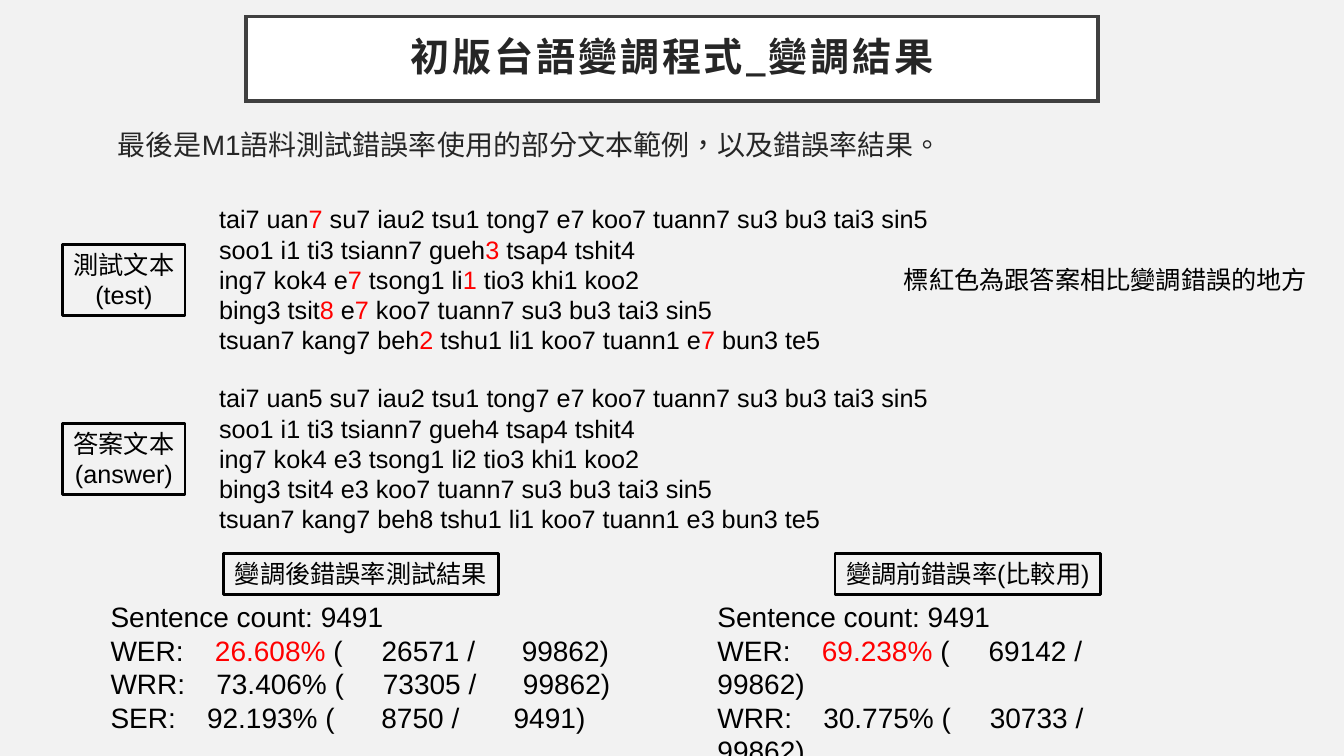
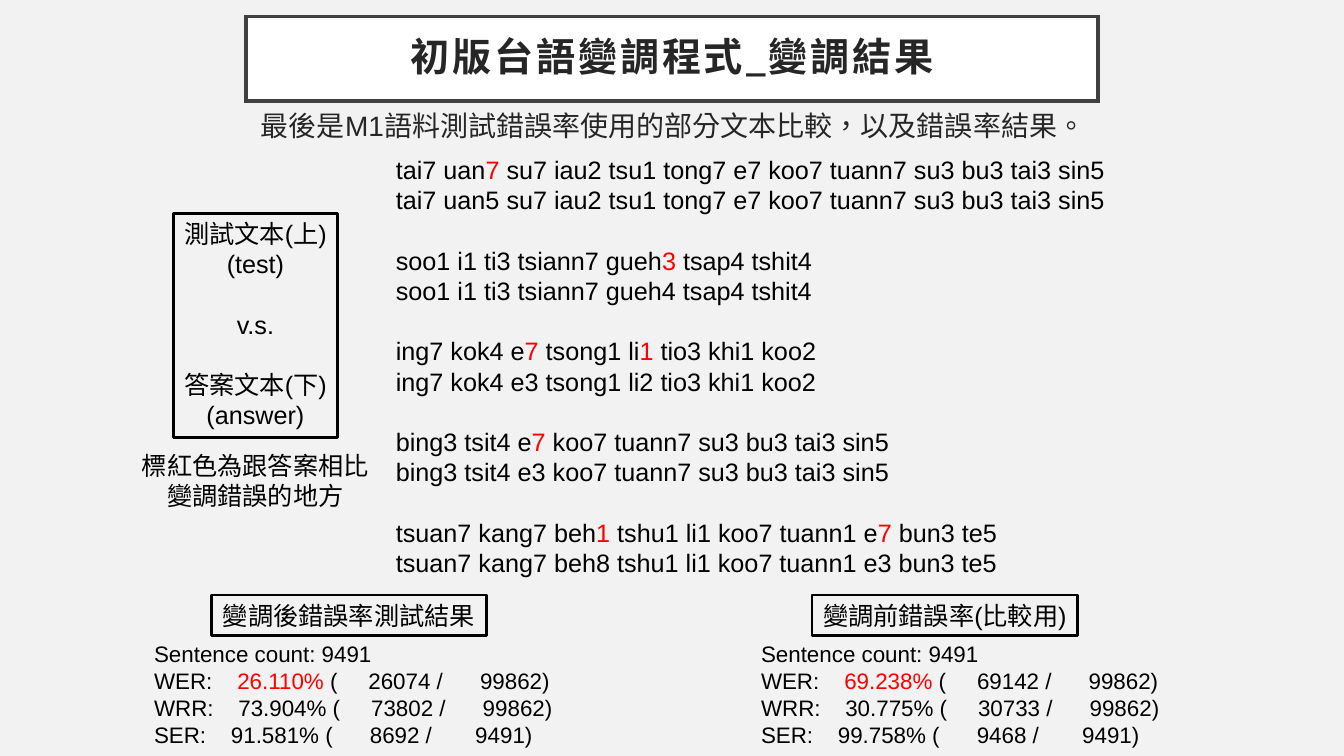
Before and after one commit to 108368090/tai5-gi2_pian3-tiau7, a slide deck: slide 11 of 台語變調程式說明(含附件檔案說明).pptx (slide 13 before the commit). Drawn at 1344x756 pixels with LibreOffice and Linux fonts; fonts in the diff are those of the drawing. Boxes give left, top, right and bottom in pixels: in the first picture for what was removed or moved away, otherwise in the second. Text is boxed around its words. In the diff, an @@ line names an element or a change of style, - is before the commit and + after.

```diff
--- a/台語變調程式說明(含附件檔案說明).pptx
+++ b/台語變調程式說明(含附件檔案說明).pptx
@@ text at <box>261,112,1085,139</box>: text changed @@
-最後是M1語料測試錯誤率使用的部分文本範例，以及錯誤率結果。
+最後是M1語料測試錯誤率使用的部分文本比較，以及錯誤率結果。
@@ text "tai7 uan7 su7 iau2 tsu1 ...": place and size @@
-text "tai7 uan7 su7 iau2 tsu1 ..." at <box>219,209,927,355</box>
+text "tai7 uan7 su7 iau2 tsu1 ..." at <box>396,160,1104,578</box>
@@ text at <box>396,190,1104,215</box>: paragraph added @@
+tai7 uan5 su7 iau2 tsu1 tong7 e7 koo7 tuann7 su3 bu3 tai3 sin5
@@ rectangle "測試文本(上)": place and size @@
-rectangle "測試文本(上)" at <box>63,245,185,317</box>
+rectangle "測試文本(上)" at <box>173,214,338,438</box>
@@ text in rectangle at <box>184,221,327,249</box>: text changed @@
-測試文本
+測試文本(上)
@@ text at <box>396,281,812,306</box>: paragraph added @@
+soo1 i1 ti3 tsiann7 gueh4 tsap4 tshit4
@@ text in rectangle at <box>184,320,327,430</box>: paragraphs added @@
+v.s.
+答案文本(下)
+(answer)
@@ text removed at <box>219,388,927,534</box> @@
-tai7 uan5 su7 iau2 tsu1 tong7 e7 koo7 tuann7 su3 bu3 tai3 sin5
-soo1 i1 ti3 tsiann7 gueh4 tsap4 tshit4
-ing7 kok4 e3 tsong1 li2 tio3 khi1 koo2
-bing3 tsit4 e3 koo7 tuann7 su3 bu3 tai3 sin5
-tsuan7 kang7 beh8 tshu1 li1 koo7 tuann1 e3 bun3 te5
@@ text at <box>396,372,997,578</box>: text changed @@
-bing3 tsit8 e7 koo7 tuann7 su3 bu3 tai3 sin5
-tsuan7 kang7 beh2 tshu1 li1 koo7 tuann1 e7 bun3 te5
+ing7 kok4 e3 tsong1 li2 tio3 khi1 koo2
+bing3 tsit4 e7 koo7 tuann7 su3 bu3 tai3 sin5
+bing3 tsit4 e3 koo7 tuann7 su3 bu3 tai3 sin5
+tsuan7 kang7 beh1 tshu1 li1 koo7 tuann1 e7 bun3 te5
+tsuan7 kang7 beh8 tshu1 li1 koo7 tuann1 e3 bun3 te5
@@ rectangle removed at <box>63,423,185,495</box> @@
-答案文本
-(answer)
@@ text at <box>142,453,369,507</box>: text changed @@
-標紅色為跟答案相比變調錯誤的地方
+標紅色為跟答案相比
+變調錯誤的地方
@@ rectangle "變調後錯誤率測試結果": place and size @@
-rectangle "變調後錯誤率測試結果" at <box>224,554,499,594</box>
+rectangle "變調後錯誤率測試結果" at <box>212,595,487,635</box>
@@ rectangle "變調前錯誤率(比較用)": place and size @@
-rectangle "變調前錯誤率(比較用)" at <box>835,554,1101,594</box>
+rectangle "變調前錯誤率(比較用)" at <box>813,595,1079,635</box>
@@ text "Sentence count: 9491": place and size @@
-text "Sentence count: 9491" at <box>111,607,461,729</box>
+text "Sentence count: 9491" at <box>154,646,532,748</box>
@@ text at <box>154,646,372,663</box>: size 20 to 16 pt in "Sentence count: 9491" @@
@@ text "Sentence count: 9491": place and size @@
-text "Sentence count: 9491" at <box>514,607,1068,733</box>
+text "Sentence count: 9491" at <box>761,646,1139,748</box>
@@ text "Sentence count: 9491" at <box>761,646,1139,748</box>: size 20 to 16 pt @@
@@ text at <box>154,673,532,748</box>: text changed; size 20 to 16 pt @@
-WER: 26.608% ( 26571 / 99862)
-WRR: 73.406% ( 73305 / 99862)
-SER: 92.193% ( 8750 / 9491)
+WER: 26.110% ( 26074 / 99862)
+WRR: 73.904% ( 73802 / 99862)
+SER: 91.581% ( 8692 / 9491)
```
Also in this commit, not shown: 6 other slides changed, 1 slide added, 2 slides removed, 10 other files.
